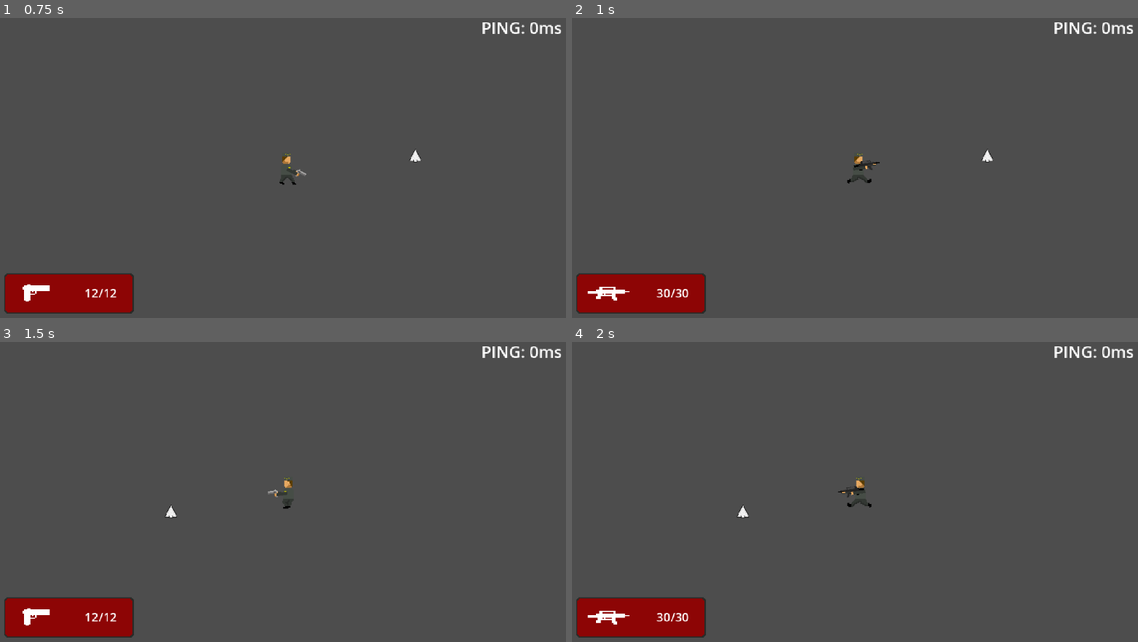
Above: before the commit, frames 1-4 (two rows, left to right).
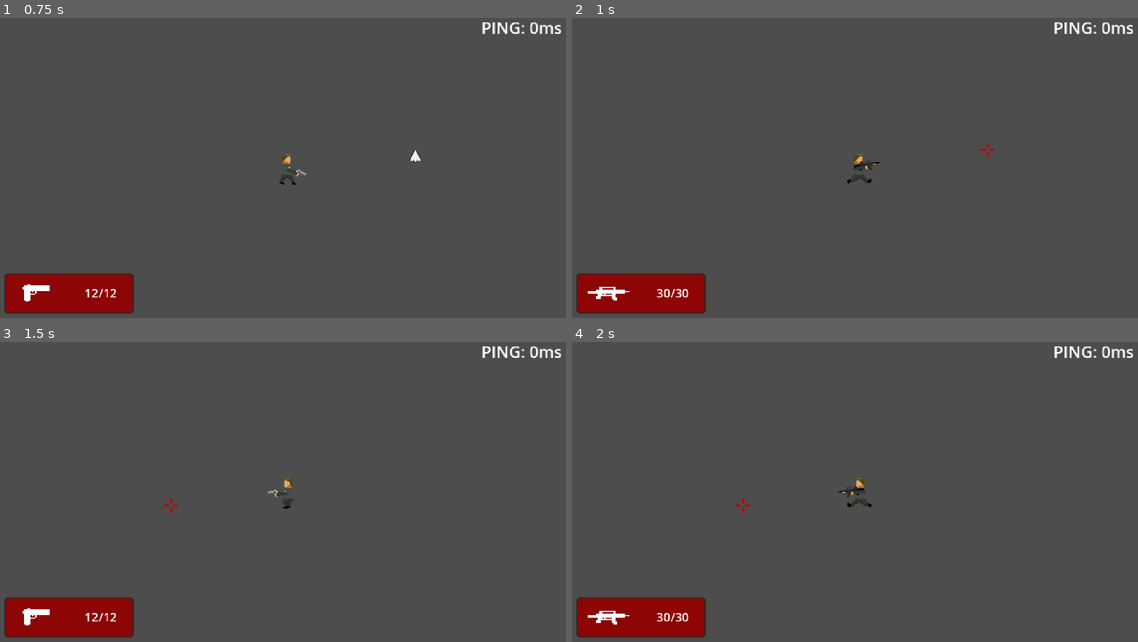
Above: after the commit, the same moments.

Repository: NevenIlincic/Commanders-Defense
Game: Godot game, scene res://Scenes/Player.tscn
Same seed, same stepped clock (60 frames per second), same inputs: the game is played once before the commit and once after it. This scene is started directly instead of the project's main scene.
Inputs (mouse positions are in pixels of both pictures, inside the frame that each line leads up to):
- Up to frame 1 (0.75 s): tap Enter (chat) at 0.5 s; move the mouse to (413, 153) at 0.52 s; press the mouse at (413, 153) at 0.53 s; hold D (right) from 0.53 s (still down)
- Up to frame 2 (1 s): keep holding D (right); tap W (jump) at 0.77 s; tap E (switch_next) at 0.8 s
- Up to frame 3 (1.5 s): move the mouse to (169, 510) at 1.27 s; release D (right) at 1.28 s; release the mouse at (169, 510) at 1.28 s; hold A (left) from 1.28 s (still down); tap E (switch_next) at 1.35 s
- Up to frame 4 (2 s): keep holding A (left); tap W (jump) at 1.52 s; tap Q (switch_previous) at 1.55 s

Frame 1 is identical in both runs. In frame 2, less than 0.1% of the frame differs, in the area x 72-75%, y 41-49%; in frame 3, less than 0.1%, in the area x 28-32%, y 52-59%; in frame 4, less than 0.1%.
Error before the commit: Invalid access to property or key 'input_id' on a base object of type 'Dictionary'. (res://Scenes/player.gd:175)
Error after the commit: Invalid access to property or key 'input_id' on a base object of type 'Dictionary'. (res://Scenes/player.gd:177)

Commit message:
[ADD] Reload indicator

Diff:
--- a/Godot/Scenes/Cursor.tscn
+++ b/Godot/Scenes/Cursor.tscn
@@ -1,9 +1,10 @@
-[gd_scene load_steps=5 format=3 uid="uid://mehrgq8kcon2"]
+[gd_scene load_steps=6 format=3 uid="uid://mehrgq8kcon2"]
 
 [ext_resource type="Script" uid="uid://b7e0mfhomnc3" path="res://Scenes/cursor.gd" id="1_5vcpq"]
 [ext_resource type="Texture2D" uid="uid://k4d2qp1wepqe" path="res://Sprites/cursor/Cursor_Part.png" id="1_ri6lo"]
 [ext_resource type="Texture2D" uid="uid://1mt6xx533i2i" path="res://Sprites/cursor/Regular_Cursor.png" id="3_8pq3g"]
 [ext_resource type="Texture2D" uid="uid://cw0u1e0rx0a1b" path="res://Sprites/cursor/Pointer.png" id="4_8pq3g"]
+[ext_resource type="Texture2D" uid="uid://dc3ss6ah7gbf4" path="res://Sprites/cursor/Gun_Reload_Cursor.png" id="5_jqxfo"]
 
 [node name="Cursor" type="CanvasLayer"]
 layer = 99999
@@ -61,3 +62,17 @@
 position = Vector2(1, 6)
 scale = Vector2(0.5, 0.5)
 texture = ExtResource("4_8pq3g")
+
+[node name="Reload_Cursor" type="Node2D" parent="Cursor_Container"]
+
+[node name="TextureProgressBar" type="TextureProgressBar" parent="Cursor_Container/Reload_Cursor"]
+texture_filter = 1
+texture_repeat = 1
+custom_minimum_size = Vector2(16, 16)
+offset_left = -8.0
+offset_top = -8.0
+offset_right = 24.0
+offset_bottom = 24.0
+scale = Vector2(0.5, 0.5)
+fill_mode = 4
+texture_progress = ExtResource("5_jqxfo")
--- a/Godot/Scenes/cursor.gd
+++ b/Godot/Scenes/cursor.gd
@@ -10,6 +10,10 @@
 
 @onready var regular_cursor: Node2D = $Cursor_Container/Regular_Cursor
 @onready var pointer_cursor: Node2D = $Cursor_Container/Pointer_Cursor
+#RELOAD CURSOR
+@onready var reload_cursor: Node2D = $Cursor_Container/Reload_Cursor
+@onready var texture_progress_bar: TextureProgressBar = $Cursor_Container/Reload_Cursor/TextureProgressBar
+var active_reload_tween: Tween
 
 var current_tween_scale: float = 1
 var left_part_original_scene_position: Vector2
@@ -47,13 +51,36 @@
 	regular_cursor.visible = true
 	pointer_cursor.visible = false
 	sight_cursor.visible = false
+	reload_cursor.visible = false
 
 func set_sight_cursor_visible():
+
 	sight_cursor.visible = true
 	regular_cursor.visible = false
 	pointer_cursor.visible = false
+	reload_cursor.visible = false
 
 func set_pointer_cursor_visible():
 	pointer_cursor.visible = true
 	regular_cursor.visible = false
 	sight_cursor.visible = false
+	reload_cursor.visible = false
+	if active_reload_tween:
+		active_reload_tween.kill()
+
+func set_reload_cursor(reload_duration: float):
+	if active_reload_tween and active_reload_tween.is_running():
+		active_reload_tween.kill()
+
+	reload_cursor.visible = true
+	pointer_cursor.visible = false
+	regular_cursor.visible = false
+	sight_cursor.visible = false
+
+	texture_progress_bar.value = 0
+	active_reload_tween = create_tween()
+	active_reload_tween.tween_property(texture_progress_bar, "value", 100.0, reload_duration).set_trans(Tween.TRANS_LINEAR)
+	active_reload_tween.tween_callback(func():
+		texture_progress_bar.value = 0
+		set_sight_cursor_visible()
+		)
--- a/Godot/Scenes/gun.gd
+++ b/Godot/Scenes/gun.gd
@@ -73,6 +73,7 @@
 	is_reloading_locally = false
 	is_player_dead = false
 	is_chat_visible = false
+	self.shoot_cooldown = 0.1
 
 func remove_gun_from_scene():
 	if self.reload_sound.playing:
@@ -100,6 +101,7 @@
 		self.gun_hand_sprite.visible = false
 		self.reload_gun_hand_sprite.visible = true
 		self.gun_animation_player.play(self.reload_animation_name)
+		CustomCursor.set_reload_cursor(self.reload_time)
 		if not self.reload_sound.playing:
 			self.reload_sound.play()
 
@@ -113,6 +115,8 @@
 	if is_player_dead:
 		self.gun_hand_sprite.visible = false
 		self.reload_gun_hand_sprite.visible = false
+		CustomCursor.set_sight_cursor_visible()
+
 		return
 
 	#Ako server kaze da treba repetiranje
@@ -126,6 +130,7 @@
 		self.gun_hand_sprite.visible = true
 		self.reload_gun_hand_sprite.visible = false
 		self.gun_animation_player.stop()
+		CustomCursor.set_sight_cursor_visible()
 
 	#Ako je igrac ziv i ne repetira
 	if not is_reloading_locally:
--- a/Godot/Scenes/m4a1_rifle.gd
+++ b/Godot/Scenes/m4a1_rifle.gd
@@ -9,6 +9,7 @@
 	self.max_ammo = 30
 	self.current_ammo = max_ammo
 	self.fire_rate = 0.1
+	self.reload_time = 3
 	self.reload_animation_name = "m4a1_rifle_reload_animation"
 
 func check_for_shoot():
--- a/Godot/Scenes/player.gd
+++ b/Godot/Scenes/player.gd
@@ -123,6 +123,7 @@
 			weapons[weapon_index].instantiate_gun()
 			Network.INPUT_DATA["gun"] = weapons_names_list[weapon_index]
 			gun_sprite.texture = current_gun_sprites[weapon_index]
+			CustomCursor.set_sight_cursor_visible()
 
 		if Input.is_action_just_pressed("switch_previous"):
 			weapons[weapon_index].remove_gun_from_scene()
@@ -130,6 +131,7 @@
 			weapons[weapon_index].instantiate_gun()
 			Network.INPUT_DATA["gun"] = weapons_names_list[weapon_index]
 			gun_sprite.texture = current_gun_sprites[weapon_index]
+			CustomCursor.set_sight_cursor_visible()
 
 		if Input.is_action_just_pressed("reload"):
 			Network.INPUT_DATA["command"] = "RELOAD"
Binary file added: Godot/Sprites/cursor/Gun_Reload_Cursor.png
Not shown, added: Godot/Sprites/cursor/Gun_Reload_Cursor.png.import
Not shown, changed: server/src/main.rs
Not shown, changed: server/src/rest_api/jwt_handler.rs
Not shown, changed: server/src/rest_api/service.rs
